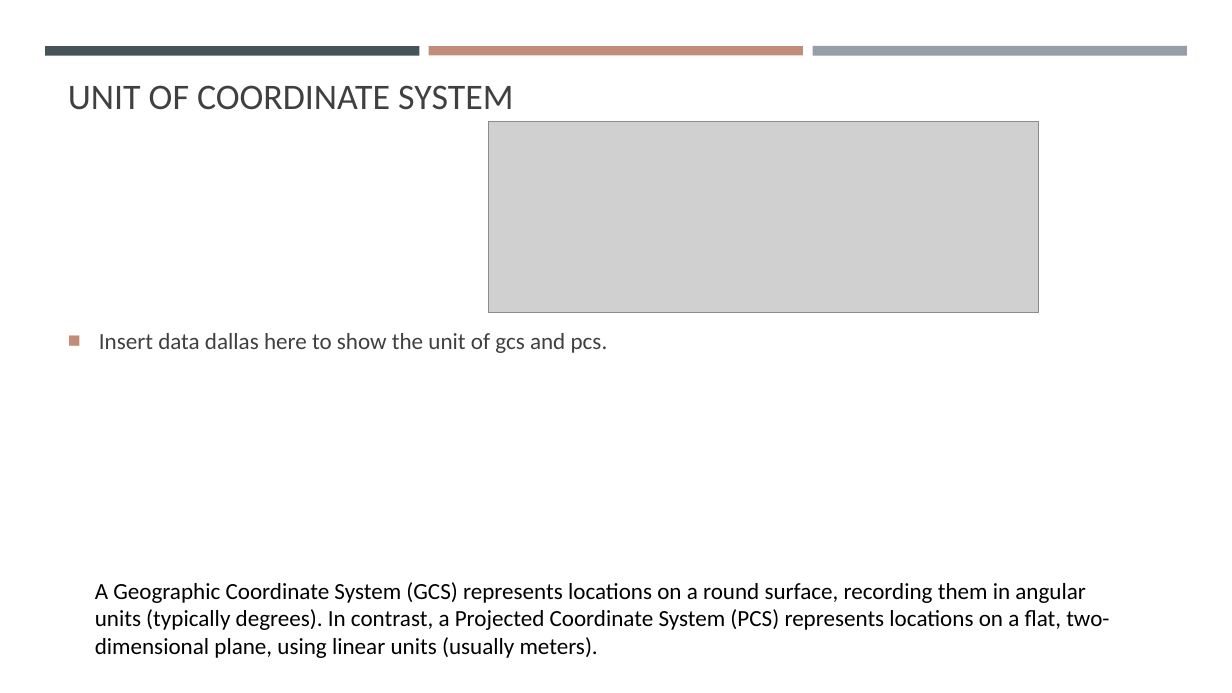
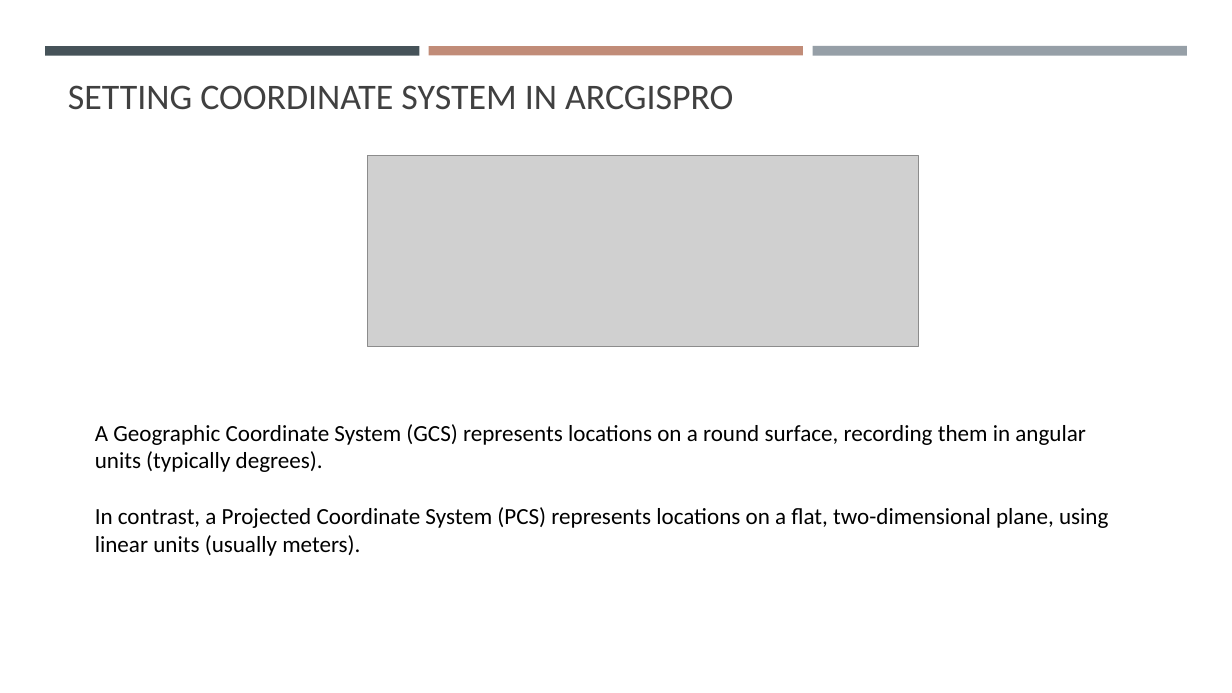
Before and after one commit to gisynw/ssj-376, a slide deck: slide 8 of docs/Lectures/Week03/Week03_SpatialData.pptx. Drawn at 1232x693 pixels with LibreOffice and Linux fonts; fonts in the diff are those of the drawing; grey boxes stand for pictures. Boxes give left, top, right and bottom in pixels: in the first picture for what was removed or moved away, otherwise in the second. Text is boxed around its words. In the diff, an @@ line names an element or a change of style, - is before the commit and + after.

```diff
--- a/docs/Lectures/Week03/Week03_SpatialData.pptx
+++ b/docs/Lectures/Week03/Week03_SpatialData.pptx
@@ title at (x1=68, y1=85, x2=733, y2=110): text changed @@
-UNIT OF COORDINATE SYSTEM
+SETTING COORDINATE SYSTEM IN ARCGISPRO
@@ picture moved from (x1=488, y1=122, x2=1039, y2=312) to (x1=368, y1=156, x2=919, y2=347) @@
@@ text removed at (x1=99, y1=333, x2=608, y2=353) @@
-■ Insert data dallas here to show the unit of gcs and pcs.
@@ text at (x1=95, y1=424, x2=1108, y2=556): text changed @@
-A Geographic Coordinate System (GCS) represents locations on a round surface, recording them in angular units (typically degrees). In contrast, a Projected Coordinate System (PCS) represents locations on a flat, two-dimensional plane, using linear units (usually meters).
+A Geographic Coordinate System (GCS) represents locations on a round surface, recording them in angular units (typically degrees).
+In contrast, a Projected Coordinate System (PCS) represents locations on a flat, two-dimensional plane, using linear units (usually meters).
```
Also in this commit, not shown: 17 other slides changed, 17 slides added, 5 slides removed, 7 other files.
